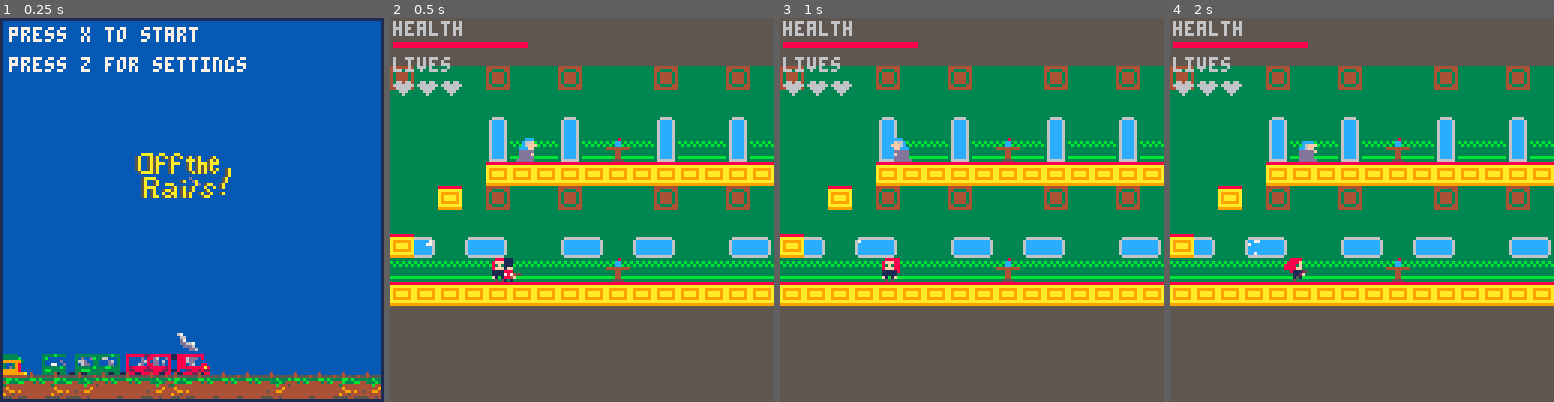
Above: before the commit, frames 1-4 (left to right).
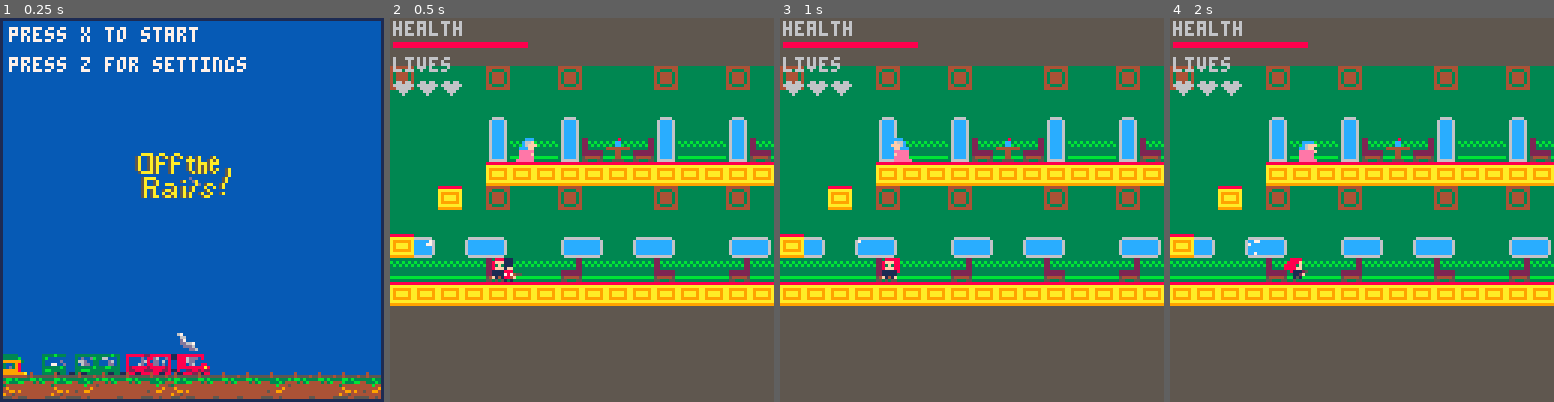
Above: after the commit, the same moments.

Repository: hggorel/Off-The-Rails
Game: PICO-8 cartridge offtherails.p8
Same seed, same stepped clock (60 frames per second), same inputs: the game is played once before the commit and once after it.
Inputs:
- Up to frame 1 (0.25 s): no input
- Up to frame 2 (0.5 s): tap X (X key) at 0.33 s
- Up to frame 3 (1 s): tap O (Z key) at 0.7 s
- Up to frame 4 (2 s): tap X (X key) at 1.07, 1.85 s; hold Right from 1.6 s (still down); tap O (Z key) at 1.7 s

Frame 1 is identical in both runs. In frame 2, 1.6% of the frame differs, in the area x 25-100%, y 31-69%; in frame 3, 1.6%; in frame 4, 1.7%.

Commit message:
Update offtherails.p8
rearranged some bench tables in level one. changed some sprite colors to make them more distinct in level 2.  added clouds and such (wip for alignment of things)

Diff:
--- a/offtherails.p8
+++ b/offtherails.p8
@@ -1,5 +1,5 @@
 pico-8 cartridge // http://www.pico-8.com
-version 33
+version 32
 __lua__
 --basic set up sections
 --in the game
@@ -777,7 +777,12 @@
 		--so this function will be called before the player is drawm
 		--top level of car
 		if level == 1 then
+		spr(41,08*8,03*8,1,1,true,false) --booth 1
+		spr(41,10*8,03*8)	--booth 2
+		spr(41,15*8,03*8,1,1,true,false) --booth 3
+		spr(41,17*8,03*8) --booth 4
 		spr(42,09*8,03*8) --table 1
+		spr(42,16*8,03*8) --table 2
 		end
 		if level == 2 then
 		spr(42,12*8,03*8) --table 2
@@ -785,7 +790,12 @@
 		end
 		--bottom level of car
 		if level == 1 then
-		spr(42,09*8,08*8) --table 1
+		spr(41,04*8,08*8,1,1,true,false)
+		spr(41,07*8,08*8) --booths
+		spr(41,11*8,08*8,1,1,true,false)
+		spr(41,14*8,08*8)
+		spr(41,18*8,08*8,1,1,true,false)
+		spr(41,21*8,08*8)
 		end
 		if level == 2 then
 		spr(42,12*8,08*8) --table 2
@@ -875,9 +885,9 @@
 --so that gray in background doesnt belnd in w gun
 function level2draw()
 	cls(0)
-
  camera(camx, -16)
  pal(13,134,1)
+ drawclouds()
  map(36, 0, 0, 0, 32*8, 9*8)
  _drawmapsprites()
  _moveextra()
@@ -905,13 +915,6 @@
 	end
 end
 
-function lev2sprites()
-
-end
-
-function lev2flips()
-	--lever uses flag 2
-end
 --settings
 function setting()
 	cls()
@@ -970,11 +973,19 @@
 function drawclouds()
 	pal() --reset blue for the clouds
 	--for draw state
+	if level == 1 then
 	rectfill(0,10,260,70,12)
 	moveclouds()
 	spr(cloud.spr1,cloud.x,cloud.y)
 	spr(cloud.spr2,cloud.x+10,cloud.y+37)
-
+	end
+	if level == 2 then
+	rectfill(0,0,220,75,12) --number not quite right
+	moveclouds()
+	spr(cloud.spr1,cloud.x,cloud.y)
+	spr(cloud.spr2,cloud.x+10,cloud.y+37)
+	spr(cloud.spr1,cloud.x+30,cloud.y-22)
+	end
 end
 
 function moveclouds()
Not shown, changed: 26 lines of the sprite sheet (__gfx__) section of offtherails.p8
